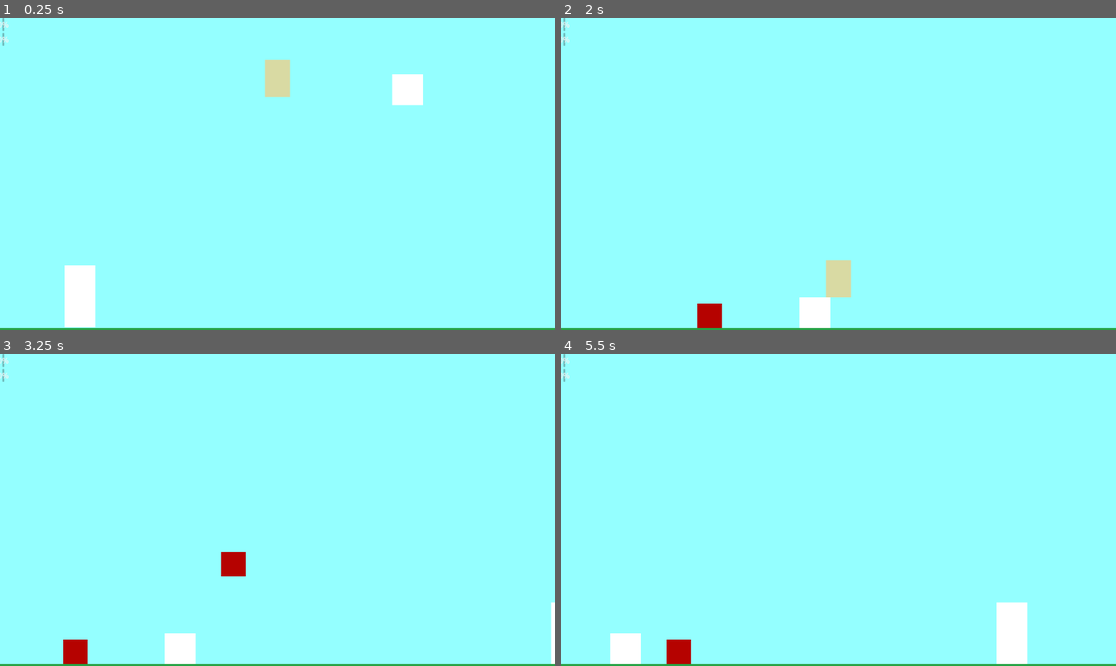
Above: before the commit, frames 1-4 (two rows, left to right).
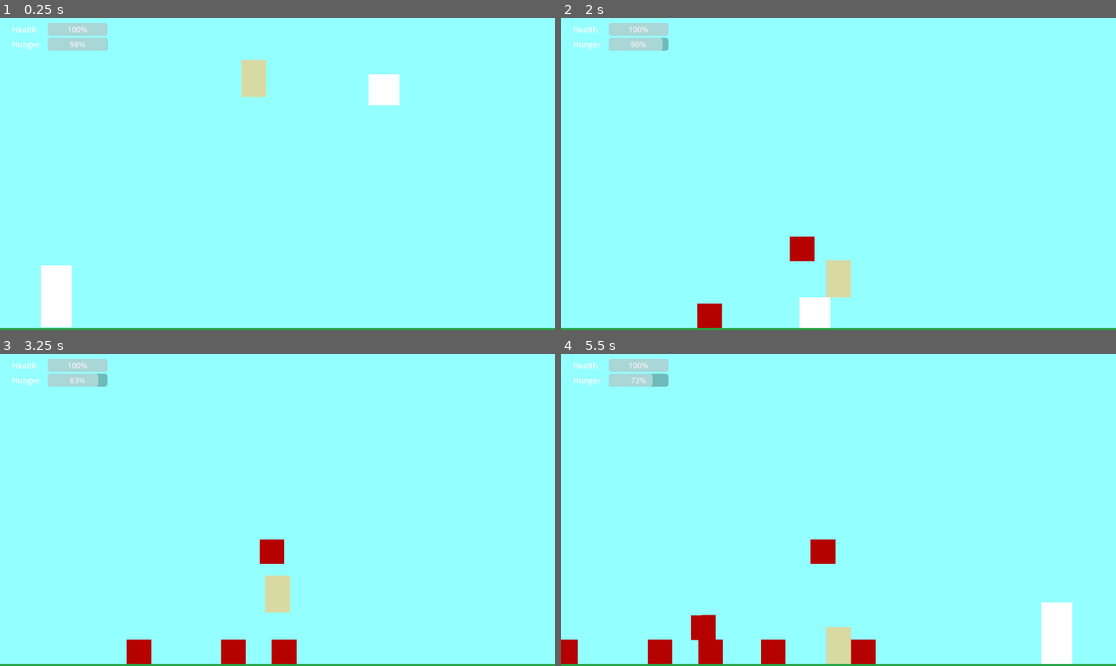
Above: after the commit, the same moments.

Repository: okmissty/Deathrunners
Game: Godot game, scene res://main.tscn
Same seed, same stepped clock (60 frames per second), same inputs: the game is played once before the commit and once after it.
Inputs:
- Up to frame 1 (0.25 s): no input
- Up to frame 2 (2 s): tap Enter (ui_accept) at 0.5, 0.77, 1.52 s; hold Right (ui_right) from 0.53 s (still down); tap 1 (death_spawn_rock) at 0.6, 1.35 s
- Up to frame 3 (3.25 s): release Right (ui_right) at 2.03 s; hold Left (ui_left) 2.03-2.78 s; tap 1 (death_spawn_rock) at 2.1, 2.85 s; hold Right (ui_right) from 2.78 s (still down); tap Enter (ui_accept) at 3.02 s
- Up to frame 4 (5.5 s): tap 1 (death_spawn_rock) at 3.6, 4.35, 5.1 s; tap Enter (ui_accept) at 3.77, 4.52 s; release Right (ui_right) at 4.28 s; hold Left (ui_left) 4.28-5.03 s; hold Right (ui_right) from 5.03 s (still down)

The runs differ from the first frame. In frame 1, 4.7% of the frame differs, in the area x 0-77%, y 0-100%; in frame 2, 1.4%; in frame 3, 4.5%; in frame 4, 7.0%, in the area x 0-93%, y 0-100%.

Commit message:
health bars

Diff:
--- a/DeathRunnersGodotPrototype/PrototypeFiles/hazard.gd
+++ b/DeathRunnersGodotPrototype/PrototypeFiles/hazard.gd
@@ -1,12 +1,9 @@
 extends RigidBody2D
 
-func _ready() -> void:
-	contact_monitor = true
-	max_contacts_reported = 4
+@export var damage: float = 30.0
 
 func _on_body_entered(body: Node) -> void:
-	# Only care if we hit the player
 	if body.is_in_group("player"):
-		if body.has_method("hit_by_hazard"):
-			body.hit_by_hazard()
-		queue_free()  # remove this hazard after hit
+		if body.has_method("apply_damage"):
+			body.apply_damage(damage)
+		queue_free()
--- a/DeathRunnersGodotPrototype/PrototypeFiles/survivor.gd
+++ b/DeathRunnersGodotPrototype/PrototypeFiles/survivor.gd
@@ -58,7 +58,8 @@
 	move_and_slide()
 
 	# --- hunger ticking down ---
-	hunger -= hunger_decrease_rate * delta
+	if Input:
+		hunger -= hunger_decrease_rate * delta
 	if hunger < 0.0:
 		hunger = 0.0
 
--- a/DeathRunnersGodotPrototype/main.tscn
+++ b/DeathRunnersGodotPrototype/main.tscn
@@ -19,6 +19,8 @@
 
 [sub_resource type="RectangleShape2D" id="RectangleShape2D_85kue"]
 size = Vector2(40, 40)
+
+[sub_resource type="Theme" id="Theme_7mycd"]
 
 [node name="Main" type="Node2D"]
 material = SubResource("CanvasItemMaterial_231nh")
@@ -51,6 +53,8 @@
 [node name="Survivor" type="CharacterBody2D" parent="." groups=["player"]]
 position = Vector2(362, 246)
 script = ExtResource("1_xnqkp")
+health_bar_path = NodePath("../UI/BarsContainer/HealthRow/HealthBar")
+hunger_bar_path = NodePath("../UI/BarsContainer/HungerRow/HungerBar")
 metadata/_edit_group_ = true
 
 [node name="SurvivorAppearance" type="ColorRect" parent="Survivor"]
@@ -94,9 +98,10 @@
 [node name="HorizontalCam" type="Camera2D" parent="."]
 offset = Vector2(0, 400)
 zoom = Vector2(1.6, 1.6)
-limit_left = 0
-limit_top = -1000
-limit_bottom = 320
+limit_left = 33
+limit_top = -993
+limit_right = 10000071
+limit_bottom = 327
 script = ExtResource("5_lquwl")
 survivor_path = NodePath("../Survivor")
 
@@ -107,25 +112,43 @@
 position = Vector2(1012, 520)
 
 [node name="UI" type="CanvasLayer" parent="."]
+offset = Vector2(25, 10)
+transform = Transform2D(1, 0, 0, 1, 25, 10)
 
 [node name="BarsContainer" type="VBoxContainer" parent="UI"]
-offset_right = 40.0
-offset_bottom = 40.0
+anchors_preset = -1
+anchor_right = 0.276
+offset_right = -119.951996
+offset_bottom = 58.0
+size_flags_horizontal = 3
+size_flags_vertical = 3
 
 [node name="HealthRow" type="HBoxContainer" parent="UI/BarsContainer"]
 layout_mode = 2
+theme = SubResource("Theme_7mycd")
 
 [node name="Health" type="Label" parent="UI/BarsContainer/HealthRow"]
+custom_minimum_size = Vector2(70, 0)
+layout_direction = 2
 layout_mode = 2
+text = "Health"
 
 [node name="HealthBar" type="ProgressBar" parent="UI/BarsContainer/HealthRow"]
+custom_minimum_size = Vector2(70, 0)
+layout_direction = 2
 layout_mode = 2
+size_flags_horizontal = 3
+size_flags_vertical = 1
 
 [node name="HungerRow" type="HBoxContainer" parent="UI/BarsContainer"]
 layout_mode = 2
 
 [node name="Hunger" type="Label" parent="UI/BarsContainer/HungerRow"]
+custom_minimum_size = Vector2(70, 0)
 layout_mode = 2
+text = "Hunger"
 
 [node name="HungerBar" type="ProgressBar" parent="UI/BarsContainer/HungerRow"]
 layout_mode = 2
+size_flags_horizontal = 3
+value = 100.0
Not shown: 1 places in DeathRunnersGodotPrototype/main.tscn that only renumber resources
